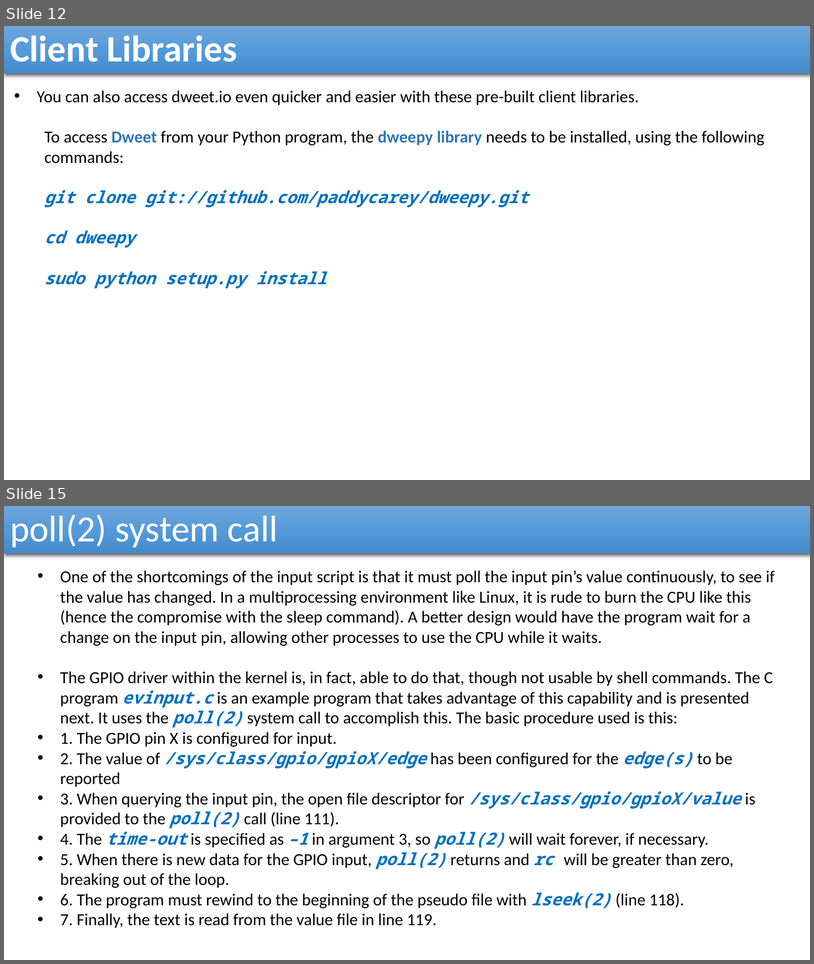
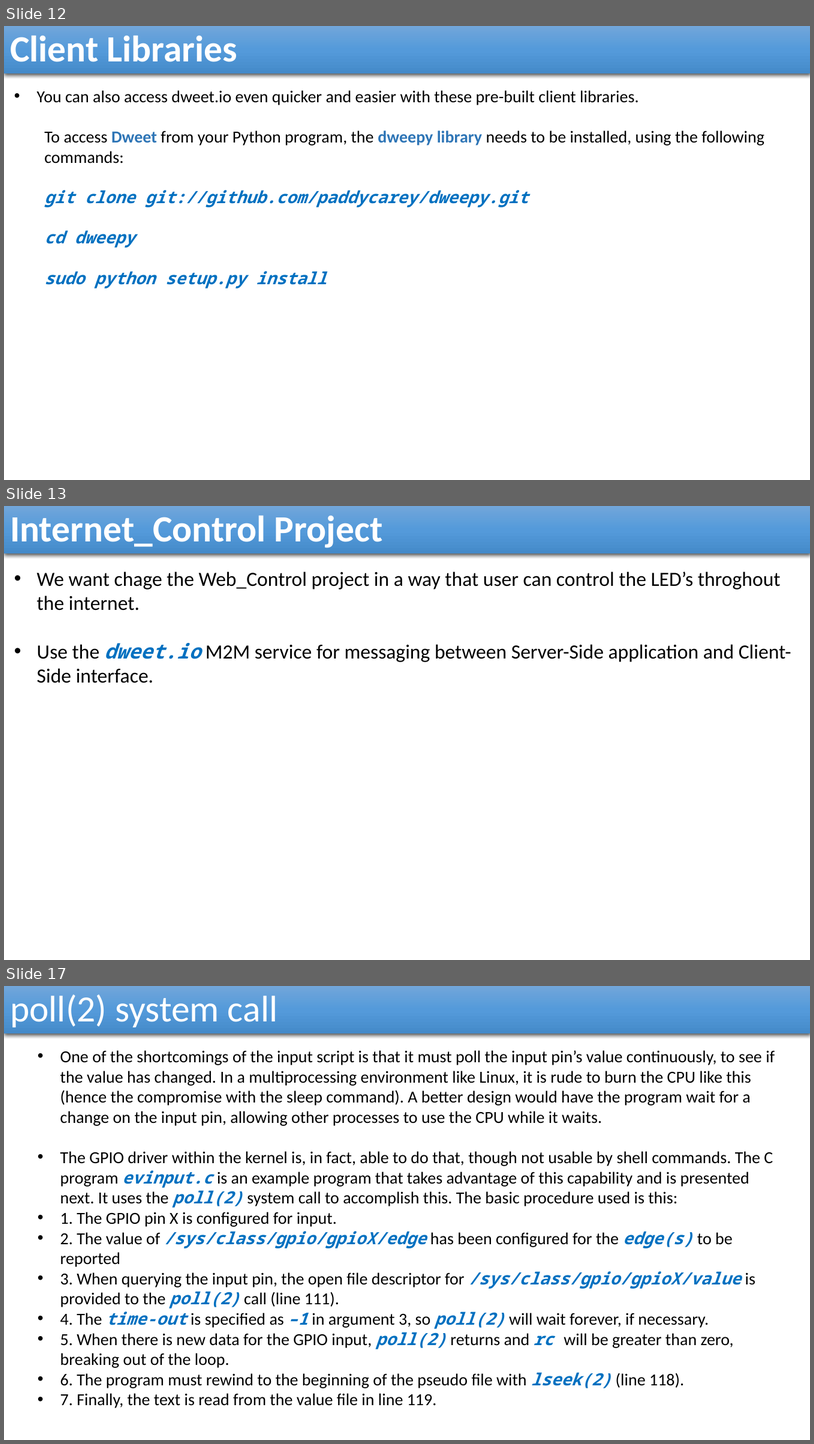
Before and after one commit to reza-arjmandi/rpi-course, a slide deck: session4/presentaion/Internet_Of_Things.pptx. Shown one above the other, each under a label of ours: slides 12 and 15 before the commit, slides 12, 13 and 17 after it; the slides between them are not shown. The pictures are 814x964 and 814x1444 pixels, drawn with LibreOffice and Linux fonts; fonts in the diff are those of the drawing. Boxes give left, top, right and bottom in pixels: in the first picture for what was removed or moved away, otherwise in the second. Text is boxed around its words. In the diff, an @@ line names an element or a change of style, - is before the commit and + after.

Commit message:
session4 IOT projects updated

```diff
--- a/session4/presentaion/Internet_Of_Things.pptx
+++ b/session4/presentaion/Internet_Of_Things.pptx
@@ slide 13 added at [4,506,810,960], background #FFFFFF @@
@@ rectangle added at [4,506,810,554], fill gradient #71A6DB to #559BDB to #448ACA, 44 pt, text #FFFFFF, bold @@
+Internet_Control Project
@@ text added at [37,571,792,683], 24 pt, text #000000 @@
+• We want chage the Web_Control project in a way that user can control the LED’s throghout the internet.
+• Use the dweet.io M2M service for messaging between Server-Side application and Client-Side interface.
@@ what was slide 15 is now slide 17 @@
```
Also in this commit, not shown: 2 slides changed, 1 other slide added, 2 other files.
